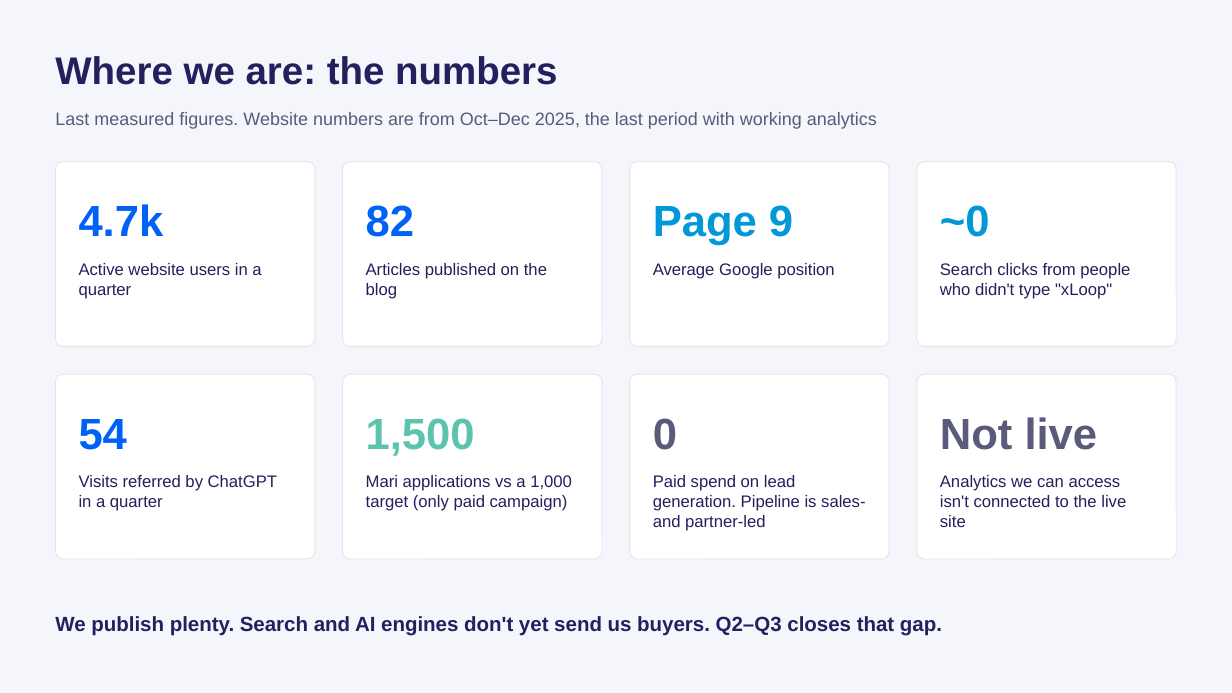
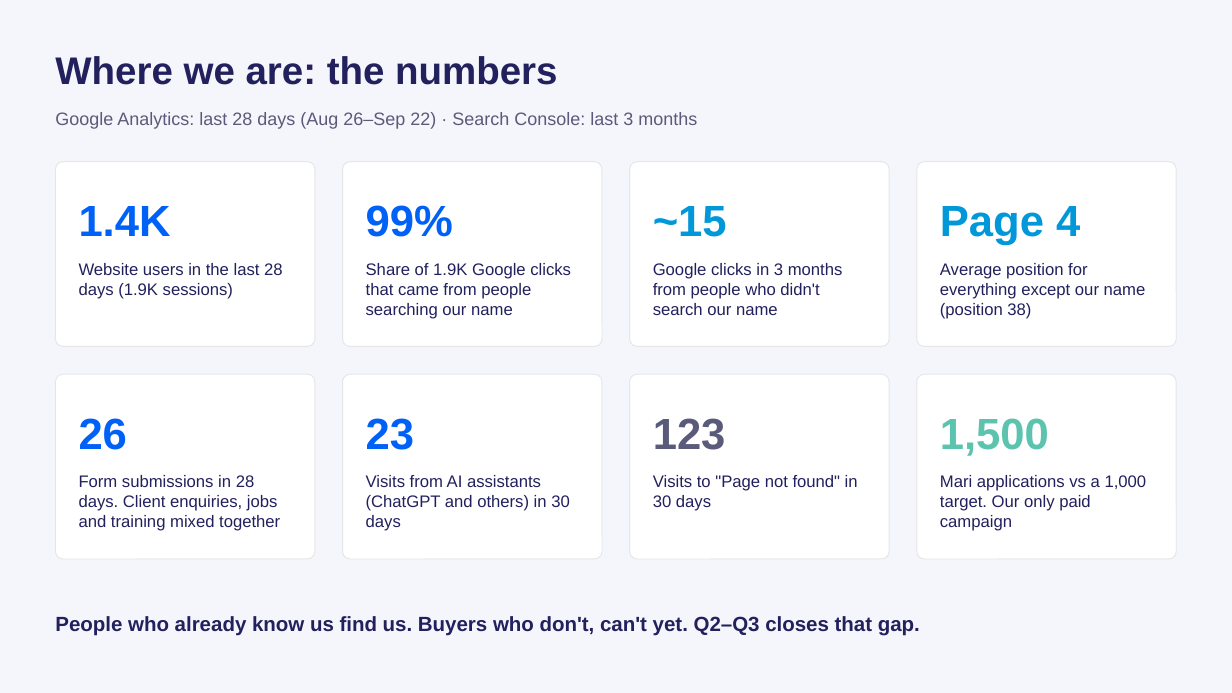
Before and after one commit to sqraza89-tech/repo, a slide deck: slide 2 of Notes/2026-09-23-xloop-marketing-plan-q2-q3.pptx. Drawn at 1232x693 pixels with LibreOffice and Linux fonts; fonts in the diff are those of the drawing. Boxes give left, top, right and bottom in pixels: in the first picture for what was removed or moved away, otherwise in the second. Text is boxed around its words. In the diff, an @@ line names an element or a change of style, - is before the commit and + after.

```diff
--- a/Notes/2026-09-23-xloop-marketing-plan-q2-q3.pptx
+++ b/Notes/2026-09-23-xloop-marketing-plan-q2-q3.pptx
@@ text at (x1=55, y1=112, x2=697, y2=129): text changed @@
-Last measured figures. Website numbers are from Oct–Dec 2025, the last period with working analytics
+Google Analytics: last 28 days (Aug 26–Sep 22) · Search Console: last 3 months
@@ text at (x1=79, y1=206, x2=171, y2=236): text changed @@
-4.7k
+1.4K
@@ text at (x1=366, y1=205, x2=453, y2=237): text changed @@
-82
+99%
@@ text at (x1=653, y1=206, x2=727, y2=237): text changed @@
-Page 9
+~15
@@ text at (x1=940, y1=206, x2=1080, y2=245): text changed @@
-~0
+Page 4
@@ text at (x1=79, y1=263, x2=283, y2=299): text changed @@
-Active website users in a quarter
+Website users in the last 28 days (1.9K sessions)
@@ text at (x1=366, y1=263, x2=571, y2=319): text changed @@
-Articles published on the blog
+Share of 1.9K Google clicks that came from people searching our name
@@ text at (x1=653, y1=263, x2=843, y2=315): text changed @@
-Average Google position
+Google clicks in 3 months from people who didn't search our name
@@ text at (x1=940, y1=263, x2=1146, y2=319): text changed @@
-Search clicks from people who didn't type "xLoop"
+Average position for everything except our name (position 38)
@@ text at (x1=79, y1=418, x2=127, y2=450): text changed @@
-54
+26
@@ text at (x1=366, y1=418, x2=414, y2=450): text changed; text colour #5CC3AE to #0061F6 @@
-1,500
+23
@@ text at (x1=653, y1=418, x2=726, y2=450): text changed @@
-0
+123
@@ text at (x1=940, y1=418, x2=1049, y2=456): text changed; text colour #5A5A7A to #5CC3AE @@
-Not live
+1,500
@@ text at (x1=79, y1=475, x2=280, y2=531): text changed @@
-Visits referred by ChatGPT in a quarter
+Form submissions in 28 days. Client enquiries, jobs and training mixed together
@@ text at (x1=366, y1=475, x2=570, y2=531): text changed @@
-Mari applications vs a 1,000 target (only paid campaign)
+Visits from AI assistants (ChatGPT and others) in 30 days
@@ text at (x1=653, y1=475, x2=858, y2=511): text changed @@
-Paid spend on lead generation. Pipeline is sales- and partner-led
+Visits to "Page not found" in 30 days
@@ text at (x1=940, y1=475, x2=1147, y2=531): text changed @@
-Analytics we can access isn't connected to the live site
+Mari applications vs a 1,000 target. Our only paid campaign
@@ text at (x1=55, y1=616, x2=920, y2=636): text changed @@
-We publish plenty. Search and AI engines don't yet send us buyers. Q2–Q3 closes that gap.
+People who already know us find us. Buyers who don't, can't yet. Q2–Q3 closes that gap.
```
Also in this commit, not shown: 4 other slides changed, 1 other file.
